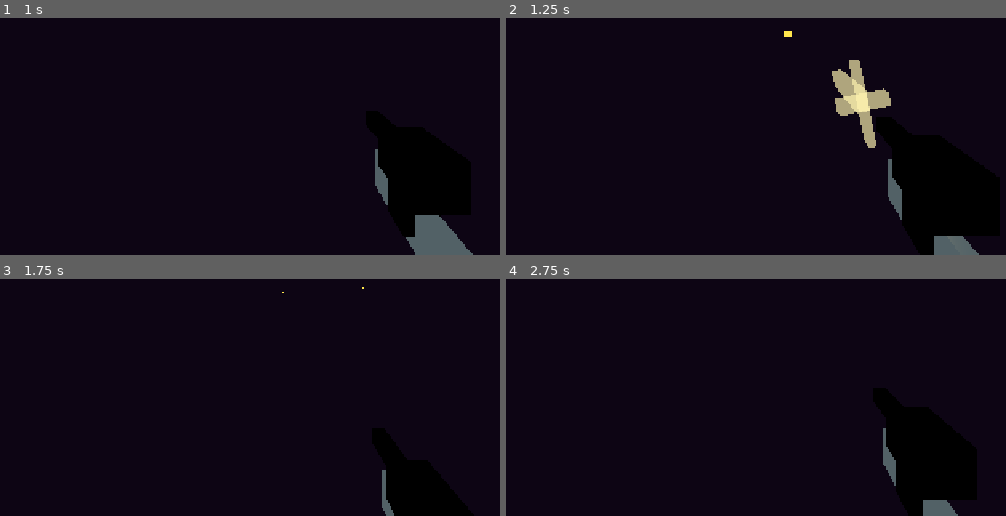
Above: before the commit, frames 1-4 (two rows, left to right).
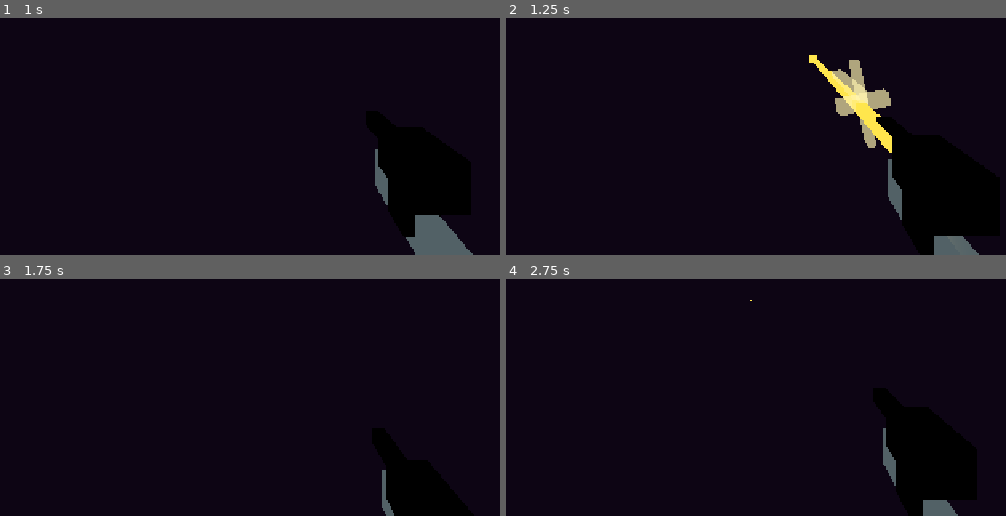
Above: after the commit, the same moments.

Repository: joepio/growing-guns
Game: Godot game, scene res://scenes/player.tscn
Two runs of this game, one before a commit and one after it. Both use one fixed random seed, a clock stepped at 60 frames per second and the inputs below. This scene is started directly instead of the project's main scene. Sound files missing from this copy of the repository are replaced by a short silence.
Inputs (mouse positions are in pixels of both pictures, inside the frame that each line leads up to):
- Up to frame 1 (1 s): tap Enter at 0.5 s; move the mouse to (330, 27) at 0.52 s; press the mouse at (330, 27) at 0.53 s; hold W (move_forward) from 0.53 s (still down); tap Space (jump) at 0.77, 0.8 s
- Up to frame 2 (1.25 s): keep holding W (move_forward); tap Space (jump) at 1.07 s
- Up to frame 3 (1.75 s): keep holding W (move_forward); move the mouse to (245, 293) at 1.27 s; release the mouse at (245, 293) at 1.28 s; tap Space (jump) at 1.35, 1.52 s; click (245, 293) at 1.55 s
- Up to frame 4 (2.75 s): keep holding W (move_forward); tap Space (jump) at 1.82, 2, 2.3 s; move the mouse to (811, 283) at 2.02 s; tap Shift (dash) at 2.1 s

Frame 1 is identical in both runs. In frame 2, 1.1% of the frame differs, in the area x 55-78%, y 5-57%; in frame 3, less than 0.1%; in frame 4, less than 0.1%.

Commit message:
Better bullet tracing

Diff:
--- a/scripts/bullet.gd
+++ b/scripts/bullet.gd
@@ -10,6 +10,12 @@
 var pierce_left: int = 0
 var ricochet_left: int = 0
 var excluded_rids: Array[RID] = []
+
+# Visuals — head dot + a tracer trail that stretches as the bullet flies.
+# Fast bullets cover more distance per frame, so the trail naturally reads
+# as a long streak; slow bullets stay short and chunky.
+var _trail_inst: MeshInstance3D = null
+var _max_trail_length: float = 2.0
 
 func setup(origin: Vector3, dir: Vector3, shooter: int, w: Weapon) -> void:
 	global_position = origin
@@ -29,28 +35,37 @@
 		if shooter_node and shooter_node.has_method("get_hitbox_rids"):
 			excluded_rids = shooter_node.call("get_hitbox_rids")
 
-	# Create visuals here to ensure weapon_stats is available.
-	# Length stretches with bullet_speed_mult so fast rounds read as streaks
-	# while sluggish ones stay chunky.
-	var mesh_inst: MeshInstance3D = MeshInstance3D.new()
-	var box: BoxMesh = BoxMesh.new()
-	var length_scale: float = clampf(weapon_stats.bullet_speed_mult, 0.5, 4.0)
-	box.size = Vector3(
-		0.06 * weapon_stats.bullet_scale,
-		0.06 * weapon_stats.bullet_scale,
-		0.6 * weapon_stats.bullet_scale * length_scale,
-	)
-	mesh_inst.mesh = box
-
 	var mat: StandardMaterial3D = StandardMaterial3D.new()
 	mat.shading_mode = BaseMaterial3D.SHADING_MODE_UNSHADED
 	mat.albedo_color = weapon_stats.bullet_color
 	mat.emission_enabled = true
 	mat.emission = weapon_stats.bullet_color
 	mat.emission_energy_multiplier = 4.0
-	mesh_inst.material_override = mat
-
-	add_child(mesh_inst)
+
+	# Head — a small bright dot that always sits at the bullet's tip.
+	var s: float = weapon_stats.bullet_scale
+	var head_inst := MeshInstance3D.new()
+	var head_box := BoxMesh.new()
+	head_box.size = Vector3(0.08 * s, 0.08 * s, 0.14 * s)
+	head_inst.mesh = head_box
+	head_inst.material_override = mat
+	add_child(head_inst)
+
+	# Trail — unit-length box anchored so its FRONT face touches the head and
+	# extends backwards along travel direction (+local Z, since look_at puts
+	# our forward at -Z). Each physics tick scales it to match how far we've
+	# come, capped to keep the streak from stretching across the map.
+	_trail_inst = MeshInstance3D.new()
+	var trail_box := BoxMesh.new()
+	trail_box.size = Vector3(0.04 * s, 0.04 * s, 1.0)
+	_trail_inst.mesh = trail_box
+	_trail_inst.material_override = mat
+	_trail_inst.scale = Vector3(1.0, 1.0, 0.001)  # invisible until first tick
+	add_child(_trail_inst)
+
+	# Faster rounds get longer max streaks. SNIPER (×2.5) → ~8 m; HITSCAN
+	# (×4) → ~12 m; BAZOOKA (×0.1) keeps a stubby tail.
+	_max_trail_length = clampf(weapon_stats.bullet_speed_mult * 3.0 + 0.5, 0.5, 14.0)
 
 func _physics_process(delta: float) -> void:
 	if weapon_stats == null:
@@ -86,6 +101,13 @@
 		distance_traveled += step_len
 	else:
 		_handle_collision(result)
+
+	if _trail_inst:
+		var trail_len: float = clampf(distance_traveled, 0.001, _max_trail_length)
+		_trail_inst.scale = Vector3(1.0, 1.0, trail_len)
+		# Front face of the unit-Z box sits at the bullet origin; centre is
+		# half a length back along +Z (which is "behind" since forward is -Z).
+		_trail_inst.position = Vector3(0.0, 0.0, trail_len * 0.5)
 
 	if distance_traveled > max_range:
 		queue_free()
--- a/scripts/card_library.gd
+++ b/scripts/card_library.gd
@@ -237,7 +237,7 @@
 			"desc": "Tall and narrow — hard to hit body-on",
 			"color": Color(0.35, 0.35, 0.45),
 			"apply": func(w: Weapon) -> void:
-				w.body_scale_axes *= Vector3(0.55, 1.6, 0.55),
+				w.body_scale_axes *= Vector3(0.75, 2.4, 0.75),
 		},
 		{
 			"id": "flatfish",
@@ -245,7 +245,8 @@
 			"desc": "Squished — small from the front, big from the sides",
 			"color": Color(0.55, 0.85, 1.0),
 			"apply": func(w: Weapon) -> void:
-				w.body_scale_axes *= Vector3(1.7, 0.85, 0.45),
+				# X (left-right) narrow, Y (height) unchanged, Z (front-back) deep.
+				w.body_scale_axes *= Vector3(0.65, 1.0, 1.45),
 		},
 		{
 			"id": "acrobat",
--- a/scripts/game.gd
+++ b/scripts/game.gd
@@ -79,6 +79,7 @@
 
 # --- Dev panel (F1) ---
 var _dev_root: PanelContainer = null
+var _dev_target_id: int = 0  # 0 = follow local player; otherwise a specific player_id
 var _dev_content: VBoxContainer
 # Dev-only: bots keep full AI (targeting, chasing, aiming) but never fire.
 var bots_hold_fire: bool = false
@@ -2130,9 +2131,11 @@
 	_dev_toggle("Bots hold fire (move + aim, no shooting)", bots_hold_fire, func(v: bool) -> void:
 		bots_hold_fire = v
 		call_deferred("_refresh_dev_panel"))
+	_dev_player_picker()
+	var target: Node = _dev_target_player()
 	_dev_heading("— WEAPON STATS —", Color(1.0, 0.9, 0.5), 15)
-	if local_player and is_instance_valid(local_player):
-		var w: Weapon = local_player.weapon
+	if target and is_instance_valid(target):
+		var w: Weapon = target.weapon
 		_dev_stat("damage", "%.1f  (base %.0f × %.2f)" % [w.get_damage(), Weapon.BASE_DAMAGE, w.damage_mult])
 		_dev_stat("fire interval", "%.3fs  (×%.2f)  %s" % [w.get_fire_interval(), w.fire_rate_mult, "FULL-AUTO" if w.full_auto else "semi-auto"])
 		_dev_stat("mag size", "%d  (base %d %+d)" % [w.get_mag_size(), Weapon.BASE_MAG_SIZE, w.mag_size_bonus])
@@ -2147,10 +2150,10 @@
 		_dev_stat("bullet scale", "%.2f" % w.bullet_scale)
 		_dev_stat("bullet color", "#%s" % w.bullet_color.to_html(false))
 	else:
-		_dev_note("(local player not spawned)")
+		_dev_note("(target player not spawned)")
 	_dev_heading("— CARDS —", Color(1.0, 0.6, 0.9), 15)
-	if local_player and is_instance_valid(local_player):
-		var applied: Array = local_player.weapon.applied_cards
+	if target and is_instance_valid(target):
+		var applied: Array = target.weapon.applied_cards
 		var counts := {}
 		for cid in applied:
 			counts[cid] = counts.get(cid, 0) + 1
@@ -2158,7 +2161,43 @@
 		for card in CardLibrary.all():
 			_dev_card_row(card, counts.get(card.id, 0))
 	else:
-		_dev_note("(local player not spawned)")
+		_dev_note("(target player not spawned)")
+
+func _dev_target_player() -> Node:
+	# 0 = "Local player" — follow whoever local_player resolves to.
+	if _dev_target_id == 0:
+		return local_player if (local_player and is_instance_valid(local_player)) else null
+	return players_root.get_node_or_null(str(_dev_target_id))
+
+func _dev_player_picker() -> void:
+	var hbox := HBoxContainer.new()
+	hbox.add_theme_constant_override("separation", 8)
+	var lbl := Label.new()
+	lbl.text = "Edit player:"
+	lbl.add_theme_color_override("font_color", Color(0.7, 0.7, 0.85))
+	hbox.add_child(lbl)
+	var opt := OptionButton.new()
+	opt.focus_mode = Control.FOCUS_NONE
+	# Index 0 is always "Local" so the panel keeps following you across deaths.
+	opt.add_item("Local player", 0)
+	var selected_idx: int = 0
+	var i: int = 1
+	for raw_id in NetworkManager.players:
+		var pid := int(raw_id)
+		var pname: String = str(NetworkManager.players[raw_id])
+		var label_text: String = "%s  (id %d)" % [pname, pid]
+		if _is_bot_id(pid):
+			label_text += "  [bot]"
+		opt.add_item(label_text, pid)
+		if pid == _dev_target_id:
+			selected_idx = i
+		i += 1
+	opt.select(selected_idx)
+	opt.item_selected.connect(func(idx: int) -> void:
+		_dev_target_id = int(opt.get_item_id(idx))
+		call_deferred("_refresh_dev_panel"))
+	hbox.add_child(opt)
+	_dev_content.add_child(hbox)
 
 func _dev_heading(text: String, color: Color, font_size: int) -> void:
 	var lbl := Label.new()
@@ -2230,21 +2269,23 @@
 	_dev_content.add_child(hbox)
 
 func _dev_apply_card(card_id: String) -> void:
-	if not local_player or not is_instance_valid(local_player):
-		return
-	local_player.apply_card.rpc(card_id)
+	var target: Node = _dev_target_player()
+	if target == null or not is_instance_valid(target):
+		return
+	target.apply_card.rpc(card_id)
 	call_deferred("_refresh_dev_panel")
 
 func _dev_remove_card(card_id: String) -> void:
 	# Cards mutate weapon cumulatively and have no inverse — easiest way to
 	# drop one is to reset and reapply every OTHER card in the stack.
-	if not local_player or not is_instance_valid(local_player):
-		return
-	var remaining: Array = local_player.weapon.applied_cards.duplicate()
+	var target: Node = _dev_target_player()
+	if target == null or not is_instance_valid(target):
+		return
+	var remaining: Array = target.weapon.applied_cards.duplicate()
 	var idx := remaining.find(card_id)
 	if idx >= 0:
 		remaining.remove_at(idx)
-	local_player.reset_weapon.rpc()
+	target.reset_weapon.rpc()
 	for c in remaining:
-		local_player.apply_card.rpc(str(c))
+		target.apply_card.rpc(str(c))
 	call_deferred("_refresh_dev_panel")
--- a/scripts/gib.gd
+++ b/scripts/gib.gd
@@ -164,6 +164,12 @@
 	var centroid_src: Vector3 = chunk["centroid"]
 	var chunk_aabb: AABB = chunk["aabb"]
 
+	# Non-uniform warp from the source body (SLENDERMAN, FLATFISH, …). The
+	# chunk geometry is cached in unwarped source-local space, so we apply the
+	# warp visually on the MeshInstance3D and to the collision box. The rigid
+	# body itself stays orthonormal so physics behaves cleanly.
+	var warp: Vector3 = source_transform.basis.get_scale()
+
 	var rb: RigidBody3D = RigidBody3D.new()
 	rb.collision_layer = 0
 	rb.collision_mask = 1
@@ -175,6 +181,7 @@
 
 	var mi: MeshInstance3D = MeshInstance3D.new()
 	mi.mesh = chunk_mesh
+	mi.scale = warp
 	if chunk_material:
 		mi.set_surface_override_material(0, chunk_material)
 	if has_cap and flesh_material:
@@ -183,10 +190,10 @@
 
 	var cs: CollisionShape3D = CollisionShape3D.new()
 	var box_shape: BoxShape3D = BoxShape3D.new()
-	var sz: Vector3 = chunk_aabb.size
+	var sz: Vector3 = chunk_aabb.size * warp
 	box_shape.size = Vector3(maxf(sz.x, 0.05), maxf(sz.y, 0.05), maxf(sz.z, 0.05))
 	cs.shape = box_shape
-	cs.position = chunk_aabb.position + chunk_aabb.size * 0.5
+	cs.position = (chunk_aabb.position + chunk_aabb.size * 0.5) * warp
 	rb.add_child(cs)
 
 	# If a force origin is provided (bullet hit point / explosion center),
@@ -235,9 +242,13 @@
 	rb.collision_mask = 1
 	rb.gravity_scale = 1.0
 	scene.add_child(rb)
-	rb.global_transform = pivot_xform
-
-	var inv := pivot_xform.affine_inverse()
+	# Keep the rigid body itself orthonormal (physics doesn't like non-uniform
+	# scale on bodies), but bake any pivot warp INTO the cloned mesh transforms
+	# below. That way SLENDERMAN / FLATFISH ragdolls keep the same shape.
+	var rb_xform := Transform3D(pivot_xform.basis.orthonormalized(), pivot_xform.origin)
+	rb.global_transform = rb_xform
+
+	var inv := rb_xform.affine_inverse()
 	var union: AABB = AABB()
 	var union_init := false
 	for src: MeshInstance3D in meshes:
--- a/scripts/player.gd
+++ b/scripts/player.gd
@@ -625,8 +625,21 @@
 # -------------------- RIFLE (hitscan) --------------------
 
 func _fire_rifle() -> void:
-	var origin: Vector3 = camera.global_position
-	var base_dir: Vector3 = -camera.global_transform.basis.z
+	var cam_origin: Vector3 = camera.global_position
+	var cam_dir: Vector3 = -camera.global_transform.basis.z
+	# Bullet visually leaves the gun, but aims at whatever the crosshair sees —
+	# raycast from the camera, then point the muzzle at that hit point. Far
+	# enough away the parallax is invisible; close range stays believable.
+	var origin: Vector3 = muzzle.global_position if muzzle else cam_origin
+	var aim_dist: float = RIFLE_RANGE
+	var space := get_world_3d().direct_space_state
+	var aim_q := PhysicsRayQueryParameters3D.create(cam_origin, cam_origin + cam_dir * aim_dist)
+	aim_q.collision_mask = 1 | 2  # world + players
+	aim_q.collide_with_areas = true
+	aim_q.exclude = get_hitbox_rids()
+	var aim_hit := space.intersect_ray(aim_q)
+	var aim_point: Vector3 = aim_hit.position if not aim_hit.is_empty() else (cam_origin + cam_dir * aim_dist)
+	var base_dir: Vector3 = (aim_point - origin).normalized()
 	# Local feel (authority-only; these fields are driven by the local physics loop).
 	# Scale recoil and kick by the size of the bullet
 	var scale_f := weapon.bullet_scale
